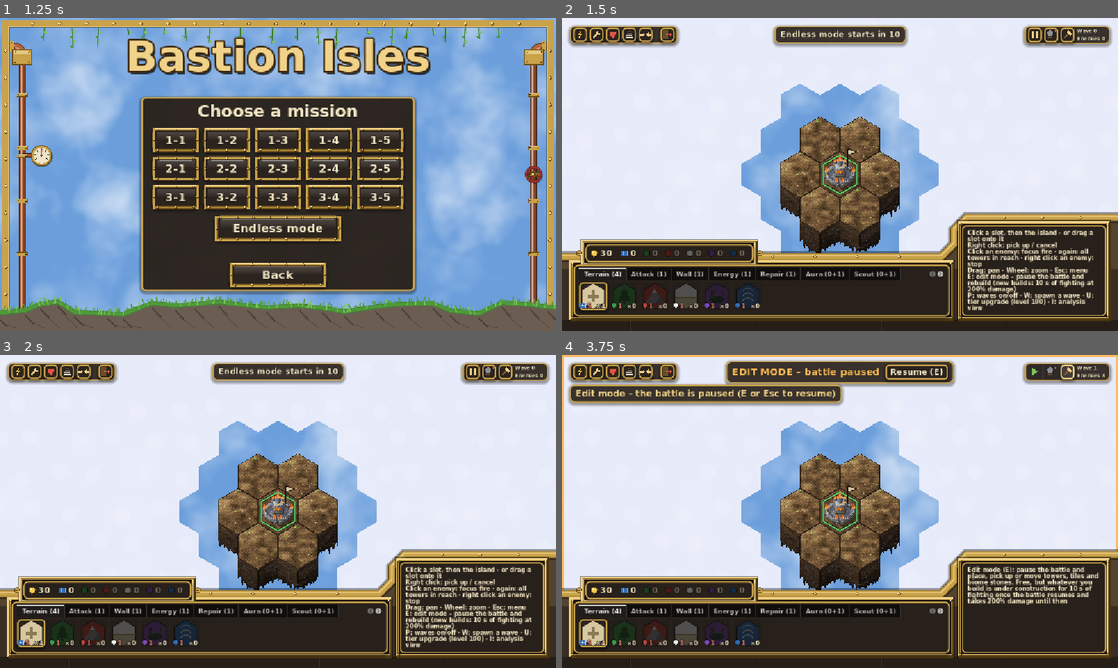
Above: before the commit, frames 1-4 (two rows, left to right).
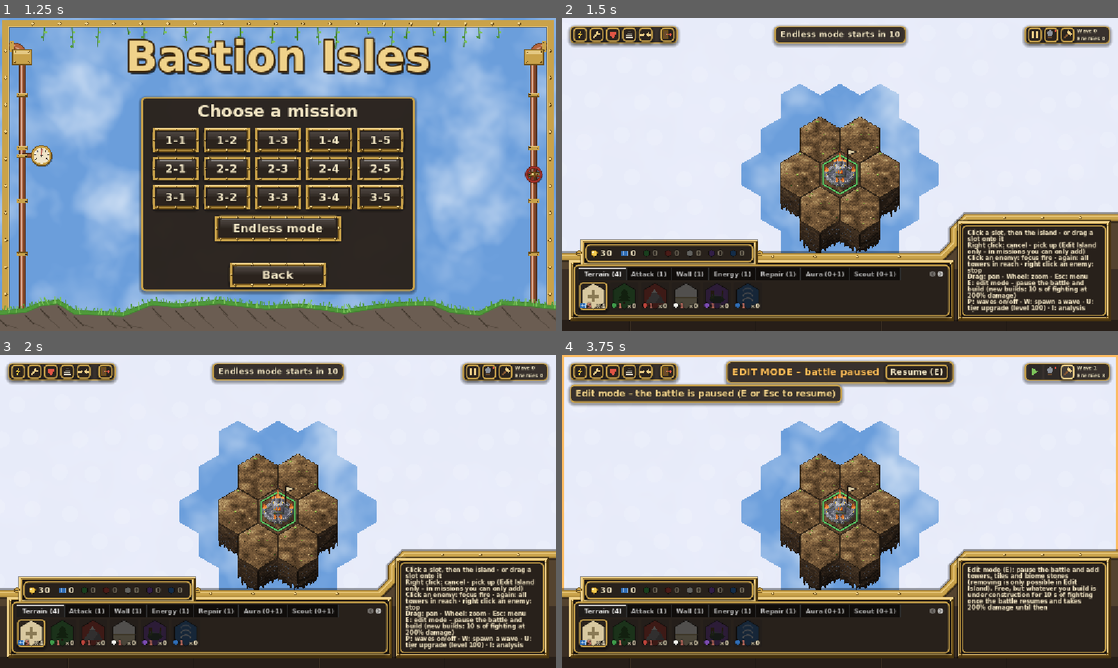
Above: after the commit, the same moments.

Repository: PfeiferSebastian/bastion-isles
Game: Godot game, scene res://scenes/ui/main_menu.tscn
Two runs of this game, one before a commit and one after it. Both use one fixed random seed, a clock stepped at 60 frames per second and the inputs below.
Inputs (mouse positions are in pixels of both pictures, inside the frame that each line leads up to):
- Up to frame 1 (1.25 s): click "Start" at 0.5 s
- Up to frame 2 (1.5 s): click "Endless mode" at 1.25 s
- Up to frame 3 (2 s): no input
- Up to frame 4 (3.75 s): click (1034, 370) at 2.02 s; click (1051, 370) at 2.77 s; click (1067, 370) at 3.52 s

Frame 1 is identical in both runs. In frame 2, 2.7% of the frame differs, in the area x 72-96%, y 71-94%; in frame 3, 2.7%; in frame 4, 1.5%.

Commit message:
Allow only adding in missions, re-cloud fallen scouts, scale bad luck protection
During missions (paused or not) nothing can be picked up; removing is
for Edit Island only, so the kept-damage memo for picked-up towers goes.
A destroyed Scout's sky that no other powered Scout covers turns back
into thick clouds at once. Blueprint bad luck protection is back on,
its step divided by 1 + 0.1 per blueprint owned + 0.25 per blueprint
found this mission.

Co-Authored-By: Claude Opus 5.5 <noreply@anthropic.com>

Diff:
--- a/scripts/combat/combat.gd
+++ b/scripts/combat/combat.gd
@@ -375,8 +375,9 @@
 		popup(at + Vector2(0, -32), "+1 Blueprint", Color("8fc8ff"))
 		item_found.emit("Blueprint found (%d)" % treasury.blueprints)
 	else:
-		# Bad luck protection: blueprints get a little likelier every kill without one.
-		treasury.pity += Economy.PITY_STEP
+		# Bad luck protection: blueprints get a little likelier every kill without one, less
+		# so the more the player owns and has found this mission.
+		treasury.pity += Economy.pity_step(treasury.blueprints, mission_loot.blueprints)
 	if not mission_done and kills >= mission_kill_goal:
 		mission_done = true
 		# The fight is won: towers stop gaining experience.
--- a/scripts/economy/economy.gd
+++ b/scripts/economy/economy.gd
@@ -19,10 +19,12 @@
 const BLUEPRINT_DROP_CHANCE := 0.02
 ## Faction resources (one random faction per drop).
 const RESOURCE_DROP_CHANCE := 0.2
-## Bad luck protection: blueprints gain this much chance every kill without one, until one
-## drops (rare drops like biome stones don't get it). Switched off for now (0); 0.0005 was
-## the last value in use.
-const PITY_STEP := 0.0
+## Bad luck protection: blueprints gain up to this much chance every kill without one, until
+## one drops (rare drops like biome stones don't get it). The step shrinks with every
+## blueprint the player owns and every one found this mission (see pity_step).
+const PITY_STEP := 0.0005
+const PITY_DAMPING_OWNED := 0.1
+const PITY_DAMPING_FOUND := 0.25
 const MAX_DROP_CHANCE := 0.6
 
 
@@ -45,6 +47,12 @@
 	return kinds
 
 
+## Extra blueprint chance a kill without one adds: PITY_STEP / (1 + 0.1 per blueprint owned
+## + 0.25 per blueprint found this mission).
+static func pity_step(owned: int, found_this_mission: int) -> float:
+	return PITY_STEP / (1.0 + PITY_DAMPING_OWNED * maxi(owned, 0) + PITY_DAMPING_FOUND * maxi(found_this_mission, 0))
+
+
 ## Chance that `enemy` drops a blueprint, plus the bad luck protection's `pity`.
 static func blueprint_chance(enemy: Enemy, pity := 0.0) -> float:
 	return minf(BLUEPRINT_DROP_CHANCE * drop_factor(enemy) + pity, MAX_DROP_CHANCE)
--- a/scripts/fog/fog_of_war.gd
+++ b/scripts/fog/fog_of_war.gd
@@ -5,7 +5,8 @@
 ## there, but not what) and OPEN (clear sky). The island and the ring of hexes right
 ## around it are always open.
 ## Scout towers keep a circle around themselves open; revealed sky clouds over again
-## after a while. Enemy fire gives its position away one level per shot.
+## after a while, or at once to thick clouds where a destroyed Scout no longer reveals it.
+## Enemy fire gives its position away one level per shot.
 
 enum Level { OPEN, GREY, THICK }
 
@@ -19,12 +20,16 @@
 
 var _level: Dictionary[Vector2i, int] = {}
 var _hold: Dictionary[Vector2i, float] = {}
+## Scout towers seen at the last tick (merge roots) -> the hexes they reveal.
+var _scouts: Dictionary[Vector2i, Array] = {}
 
 
 func _init(for_island: Island) -> void:
 	island = for_island
 	for cell in HexMath.area(Island.HQ_COORD, RADIUS):
 		_level[cell] = Level.THICK
+	# Bound method, not a lambda, so the island doesn't keep this alive.
+	island.tower_destroyed.connect(_on_tower_destroyed)
 
 
 func level_at(cell: Vector2i) -> int:
@@ -84,15 +89,36 @@
 			else:
 				_level[cell] = Level.THICK
 				_hold.erase(cell)
+	_scouts.clear()
 	for coord in island.coords():
 		var tower := island.get_tower(coord)
 		if tower == null or tower.type != &"scout" or tower.is_part:
 			continue
 		var profile := ScoutProfiles.for_tile(island, coord)
+		var area := scout_area(coord, profile)
+		_scouts[coord] = area
 		tower.aura_power = EnergyGrid.draw_energy(island, coord, profile.energy_per_second * delta)
 		if tower.aura_power > 0.0:
-			for cell in scout_area(coord, profile):
+			for cell in area:
 				reveal(cell, Level.OPEN, OPEN_HOLD * profile.hold_factor)
+
+
+## A Scout fell: the sky only it kept open turns back into thick clouds right away.
+func _on_tower_destroyed(coord: Vector2i) -> void:
+	if not _scouts.has(coord):
+		return
+	var area: Array = _scouts[coord]
+	_scouts.erase(coord)
+	var covered := {}
+	for other in _scouts:
+		var tower := island.get_tower(other)
+		if tower and tower.type == &"scout" and tower.aura_power > 0.0:
+			for cell in _scouts[other]:
+				covered[cell] = true
+	for cell in area:
+		if not covered.has(cell) and _level.has(cell) and not always_open(cell):
+			_level[cell] = Level.THICK
+			_hold.erase(cell)
 
 
 ## The hexes a Scout tower keeps open.
--- a/scripts/island/island.gd
+++ b/scripts/island/island.gd
@@ -69,13 +69,11 @@
 const CONSTRUCTION_TIME := 10.0
 ## Damage to a hex under construction (its building and its ground) is multiplied by this.
 const CONSTRUCTION_DAMAGE := 2.0
-## On during missions: what is placed goes under construction first (see start_construction).
+## On during missions: what is placed goes under construction first (see start_construction),
+## and nothing can be picked up (removing is for the main menu's Edit Island only).
 var builds_take_time := false
 ## Hexes under construction -> seconds left.
 var construction: Dictionary[Vector2i, float] = {}
-## HP shares of damaged towers picked up this mission, per stack ("type:level:tier"), so
-## moving a tower doesn't heal it. Never saved: back at full HP after the mission.
-var _picked_up_damage: Dictionary[String, Array] = {}
 
 ## Analysis: totals of the current wave per building type (&"hq" for the HQ), e.g.
 ## {&"attack": {&"damage": 120.0, &"lost": 1}}; the battle log reads and resets them.
@@ -453,7 +451,7 @@
 	tile.tower.tier = tier
 	tile.tower.xp = Tower.xp_for_level(level)
 	tile.tower.level_seen = level
-	tile.tower.hp = tower_max_hp(coord) * _take_picked_up_damage(type, level, tier)
+	tile.tower.hp = tower_max_hp(coord)
 	tile_changed.emit(coord)
 	return tile.tower
 
@@ -1201,26 +1199,3 @@
 		construction[coord] -= delta
 		if construction[coord] <= 0.0 or not has_tile(coord):
 			construction.erase(coord)
-
-
-## Remembers the HP share of a damaged tower (`count` towers for a merged one) going back to
-## the inventory, so placing one of that stack again brings the damage back.
-func remember_picked_up_damage(type: StringName, level: int, tier: int, ratio: float, count := 1) -> void:
-	if ratio >= 0.999:
-		return
-	var key := "%s:%d:%d" % [type, level, tier]
-	if not _picked_up_damage.has(key):
-		_picked_up_damage[key] = []
-	for i in count:
-		_picked_up_damage[key].append(clampf(ratio, 0.01, 1.0))
-
-
-## HP share for a tower placed from that stack: the most damaged one picked up first, 1.0 if
-## none of that stack was damaged.
-func _take_picked_up_damage(type: StringName, level: int, tier: int) -> float:
-	var key := "%s:%d:%d" % [type, level, tier]
-	var ratios: Array = _picked_up_damage.get(key, [])
-	if ratios.is_empty():
-		return 1.0
-	ratios.sort()
-	return ratios.pop_front()
--- a/scripts/island/island_view.gd
+++ b/scripts/island/island_view.gd
@@ -196,10 +196,14 @@
 	return true
 
 
+## Not during missions: there the player can only add (removing is for Edit Island).
 func pick_up(coord: Vector2i, world_position: Vector2) -> void:
 	var inventory := island.treasury.inventory
 	var tile := island.get_tile(coord)
 	if tile == null or tile.is_hq:
+		return
+	if island.builds_take_time:
+		message.emit(world_position, "Removing only in Edit Island (main menu)")
 		return
 	if tile.tower:
 		# A merged tower comes apart into its towers (at its tier, level 0 like after a merge).
@@ -207,8 +211,6 @@
 		var root_tower := island.get_tower(island.merge_root_of(coord))
 		var level := root_tower.level()
 		var tier := root_tower.tier
-		# It keeps its damage for when it is placed again this mission.
-		island.remember_picked_up_damage(root_tower.type, level, tier, island.health_ratio(coord, true), hexes.size())
 		var type := island.remove_tower(coord)
 		for hex in hexes:
 			_free_tower_node(hex)
--- a/scripts/main.gd
+++ b/scripts/main.gd
@@ -5,8 +5,9 @@
 ## fleeing saves the island (IslandSave).
 ## During a mission E (or the HUD's hammer icon) toggles the battle edit mode: the fight is
 ## paused (scene tree paused; only the island view, camera and HUD keep running) and the
-## player rearranges towers and biomes; what is built then stays under construction for a
-## while once the fight resumes (Island.start_construction).
+## player adds towers, tiles and biome stones (nothing can be removed in a mission); what is
+## built stays under construction for a while once the fight resumes
+## (Island.start_construction).
 
 const MENU_SCENE := "res://scenes/ui/main_menu.tscn"
 
--- a/scripts/ui/hud.gd
+++ b/scripts/ui/hud.gd
@@ -7,7 +7,7 @@
 ## that shows every hover text.
 
 ## Shown in the info window while nothing with a description is hovered.
-const HELP := "Click a slot, then the island · or drag a slot onto it\nRight click: pick up / cancel\nClick an enemy: focus fire · again: all towers in reach · right click an enemy: stop\nDrag: pan · Wheel: zoom · Esc: menu\nE: edit mode – pause the battle and rebuild (new builds: 10 s of fighting at 2 …(206 unchanged characters)…
+const HELP := "Click a slot, then the island · or drag a slot onto it\nRight click: cancel · pick up (Edit Island only – in missions you can only add)\nClick an enemy: focus fire · again: all towers in reach · right click an enemy: stop\nDrag: pan · Wheel: zoom · Esc: menu\nE: edit mode – pause the battle and build (new builds: 10 s of fighting at 2 …(206 unchanged characters)…
 
 const OVERLAYS := [
 	[&"energy", "Energy: generators bright, storages by fill (red = empty), empty tiles show how much they let through"],
@@ -59,7 +59,7 @@
 ## Wave controls in the top right panel (icons; the symbol shows what a click does).
 var _waves := OverlayIcon.new(&"pause", "")
 var _spawn := OverlayIcon.new(&"spawn", "Spawn a wave now (W)")
-var _edit := OverlayIcon.new(&"edit", "Edit mode (E): pause the battle and place, pick up or move towers, tiles and biome stones. Free, but whatever you build is under  …(157 unchanged characters)…
+var _edit := OverlayIcon.new(&"edit", "Edit mode (E): pause the battle and add towers, tiles and biome stones (removing is only possible in Edit Island). Free, but whatever you build is under  …(157 unchanged characters)…
 
 ## Battle edit mode (mission paused for rebuilding): banner below the mission bar and an
 ## amber frame around the screen.
--- a/tests/battle_edit_check.gd
+++ b/tests/battle_edit_check.gd
@@ -1,6 +1,8 @@
 extends SceneTree
 ## Headless check of the battle edit mode: the fight freezes while editing, edits made then
-## are under construction once it resumes (double damage), and picked-up towers keep damage.
+## are under construction once it resumes (double damage) and nothing can be picked up in a
+## mission. Also: a destroyed Scout's sky clouds over at once, and the blueprint bad luck
+## protection step shrinks with blueprints owned and found.
 ## Nothing is saved (persist_blueprints is switched off, the scene is never left).
 ##
 ## Run: godot --headless --path . -s tests/battle_edit_check.gd
@@ -55,18 +57,36 @@
 	island.construction[free] = left
 	_check(is_equal_approx(before - after, 2.0 * normal), "200%% damage under construction (%.1f vs %.1f)" % [before - after, normal])
 
-	# Picked up damaged, placed again: keeps the damage.
-	var ratio := island.health_ratio(free, true)
+	# In a mission nothing can be removed, paused or not.
 	view.pick_up(free, view.hex_center_world(free))
-	_check(island.get_tower(free) == null, "tower picked up")
-	view.place_item(free, Inventory.tower_item(&"wall"), view.hex_center_world(free))
-	_check(absf(island.health_ratio(free, true) - ratio) < 0.01, "kept damage %.2f -> %.2f" % [ratio, island.health_ratio(free, true)])
+	_check(island.get_tower(free) != null, "no picking up in a mission")
 
 	main.set_editing(false)
 	_check(not paused, "resumed")
 	await _frames(30)
 	_check(combat.enemies().is_empty() or combat.enemies().map(func(e: Enemy) -> Vector2: return e.global_position) != positions, "enemies move again")
 	_check(island.construction_left(free) < Island.CONSTRUCTION_TIME, "construction clock runs in the fight")
+
+	# A destroyed Scout's sky turns back into thick clouds at once.
+	var fog: FogOfWar = main.get_node("FogLayer").fog
+	var spot := Vector2i(999, 999)
+	for coord in island.coords():
+		if island.can_place_tower(coord, &"scout"):
+			spot = coord
+			break
+	island.place_tower(spot, &"scout")
+	await _frames(2)
+	var outer: Array = fog._scouts.get(spot, []).filter(func(cell: Vector2i) -> bool: return not fog.always_open(cell))
+	_check(not outer.is_empty(), "scout reveals sky beyond the island")
+	for cell in outer:
+		fog.reveal(cell, FogOfWar.Level.OPEN, 99.0)
+	island.damage_tower(spot, 1e9)
+	_check(island.get_tower(spot) == null, "scout destroyed")
+	_check(outer.all(func(cell: Vector2i) -> bool: return fog.level_at(cell) == FogOfWar.Level.THICK), "its sky is thick clouds again")
+
+	# Bad luck protection: smaller with more blueprints owned and found this mission.
+	_check(Economy.pity_step(0, 0) == Economy.PITY_STEP, "full pity step with no blueprints")
+	_check(Economy.pity_step(10, 0) < Economy.PITY_STEP and Economy.pity_step(10, 4) < Economy.pity_step(10, 0), "pity step shrinks with owned and found")
 	print("battle_edit_check: %s" % ("OK" if _failures == 0 else "%d FAILED" % _failures))
 	quit(1 if _failures > 0 else 0)
 
Not shown, added: tests/battle_edit_check.gd.uid
Not shown, changed: docs/GDD.md
